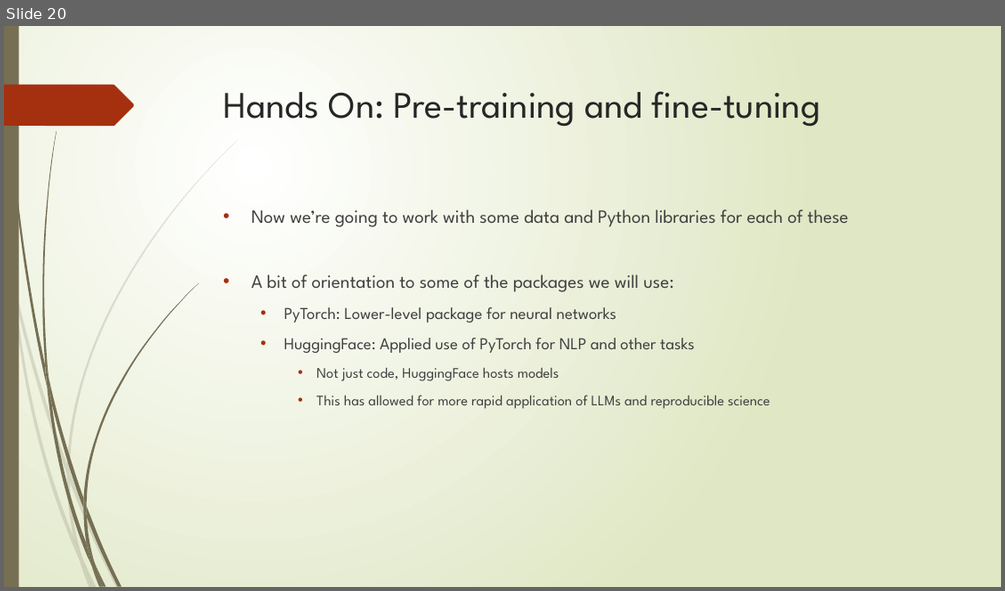
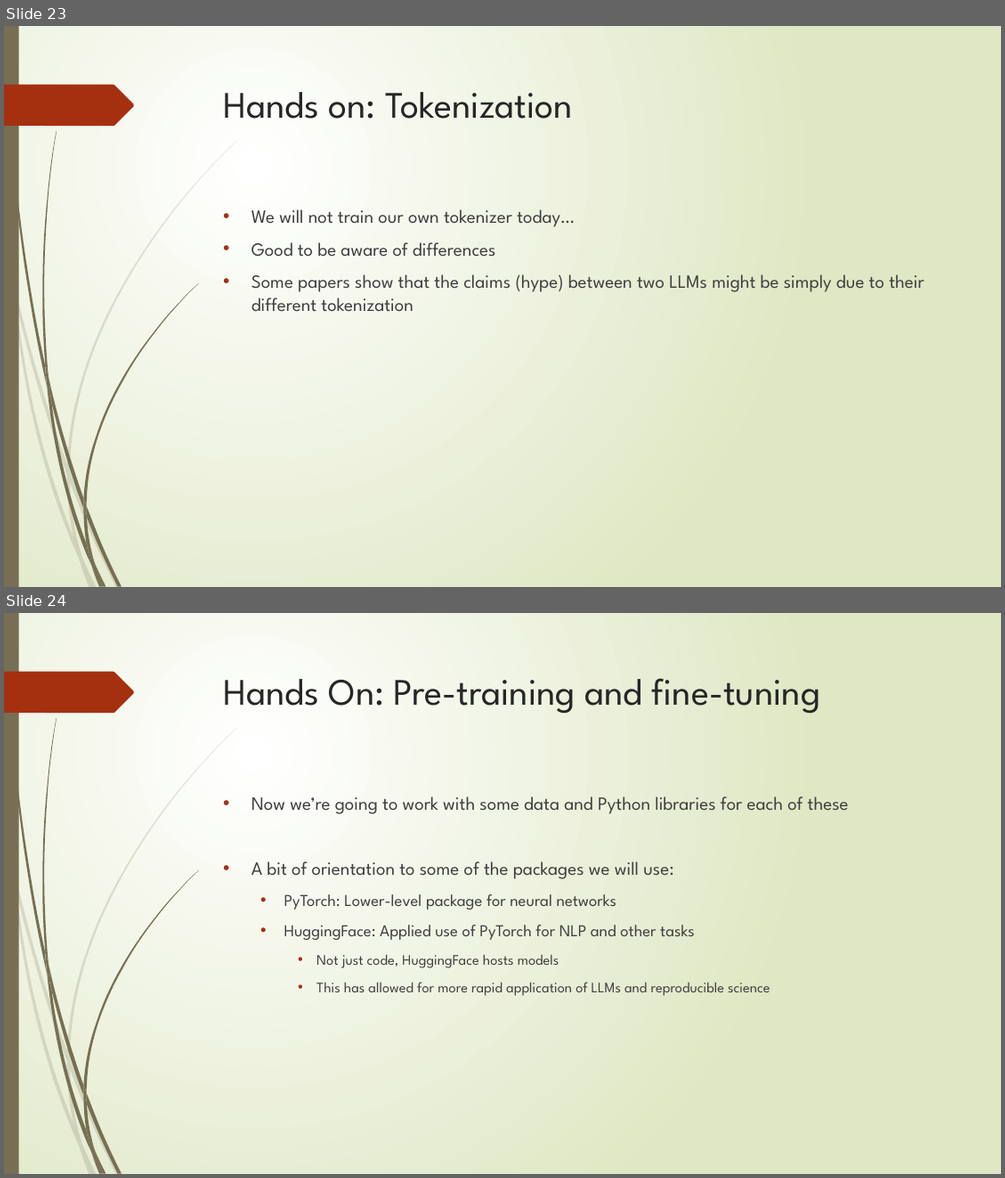
Before and after one commit to abchapman93/delphi-nlp-2024-dev, a slide deck: Slidedecks_ML/2024_Delphi_NLP_with_ML_Part_1.pptx. Shown one above the other, each under a label of ours: slide 20 before the commit, slides 23 and 24 after it. The pictures are 1005x591 and 1005x1178 pixels, drawn with LibreOffice and Linux fonts; fonts in the diff are those of the drawing. Boxes give left, top, right and bottom in pixels: in the first picture for what was removed or moved away, otherwise in the second. Text is boxed around its words. In the diff, an @@ line names an element or a change of style, - is before the commit and + after.

```diff
--- a/Slidedecks_ML/2024_Delphi_NLP_with_ML_Part_1.pptx
+++ b/Slidedecks_ML/2024_Delphi_NLP_with_ML_Part_1.pptx
@@ slide 23 added at <box>4,26,1001,587</box>, background gradient #FFFFFF to #DFE8C4; not listed: 24 template elements that a slide beside it also shows @@
@@ title added at <box>224,92,573,119</box>, 36 pt, text #262626 @@
+Hands on: Tokenization
@@ text added at <box>251,209,924,311</box>, 18 pt, text #404040 @@
+• We will not train our own tokenizer today…
+• Good to be aware of differences
+• Some papers show that the claims (hype) between two LLMs might be simply due to their different tokenization
@@ what was slide 20 is now slide 24 @@
```
Also in this commit, not shown: 3 other slides added, 1 other file.
